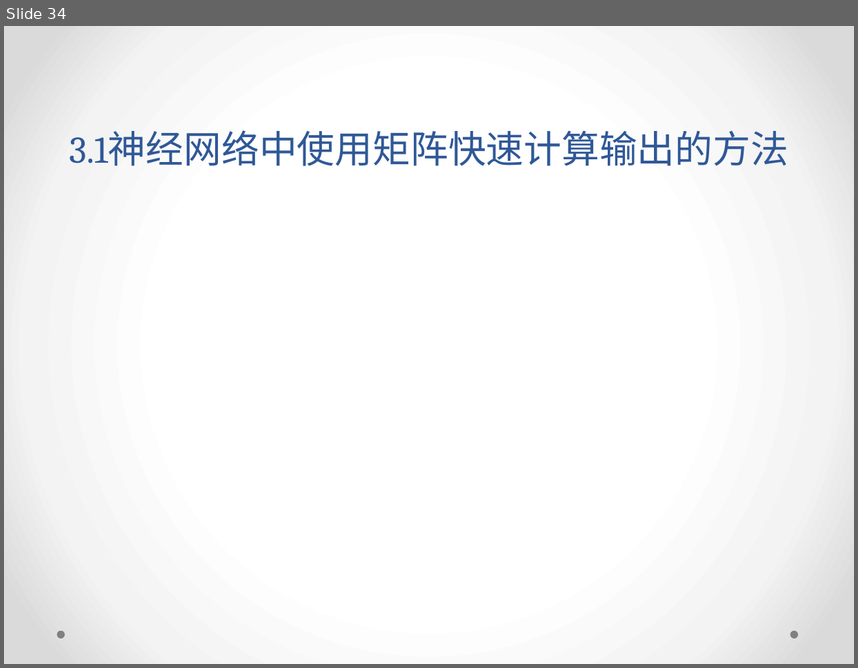
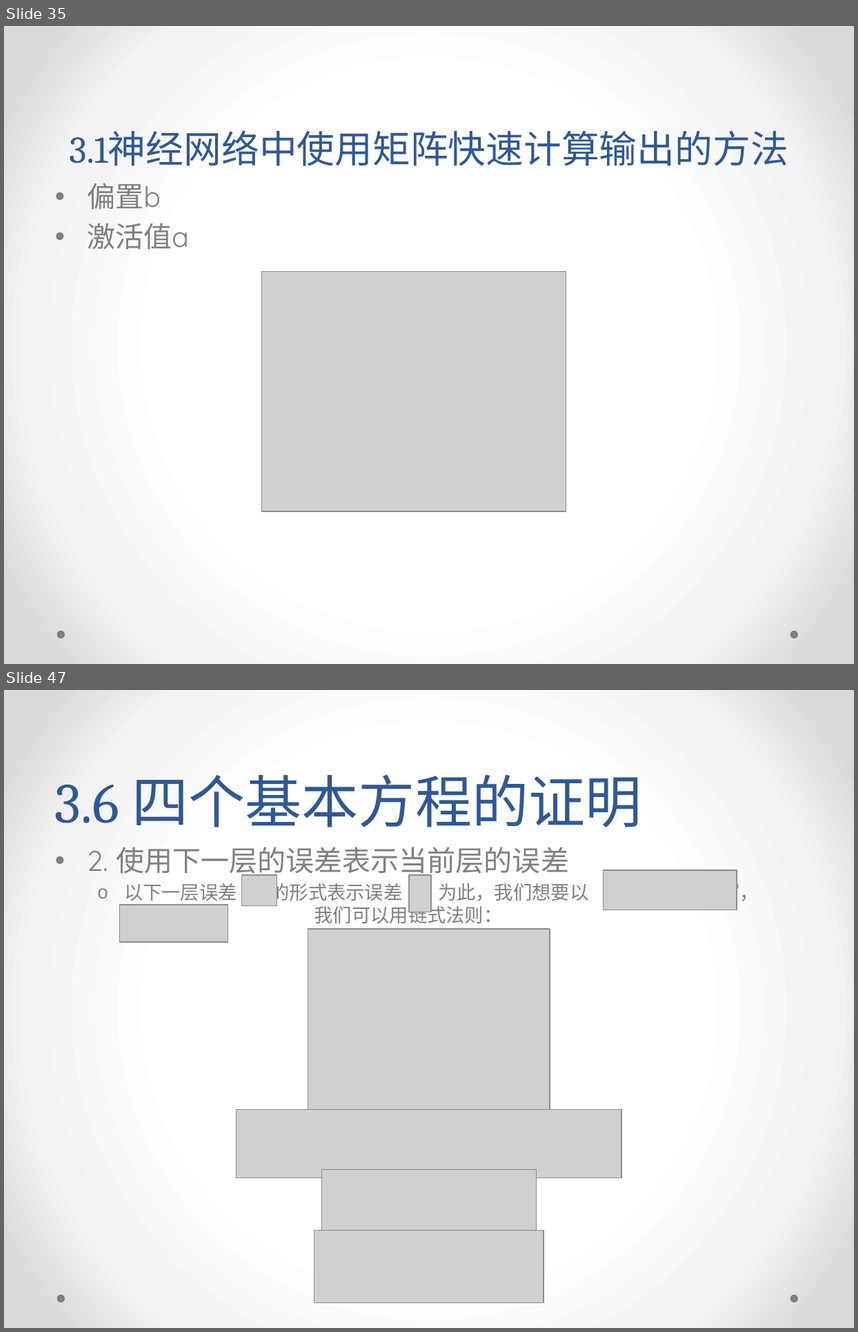
Before and after one commit to yish0000/neuralnetwork, a slide deck: 深度学习数学原理初探.pptx. Shown one above the other, each under a label of ours: slide 34 before the commit, slides 35 and 47 after it; the slides between them are not shown. The pictures are 858x668 and 858x1332 pixels, drawn with LibreOffice and Linux fonts; fonts in the diff are those of the drawing; grey boxes stand for pictures; background and template pictures are left out. Boxes give left, top, right and bottom in pixels: in the first picture for what was removed or moved away, otherwise in the second. Text is boxed around its words. In the diff, an @@ line names an element or a change of style, - is before the commit and + after.

```diff
--- a/深度学习数学原理初探.pptx
+++ b/深度学习数学原理初探.pptx
@@ slide 47 added at [4,690,854,1328], background gradient #FFFFFF to #F4F4F4 to #DADADA; not listed: 2 template elements that a slide beside it also shows @@
@@ title added at [55,774,642,827], 48 pt, text #2F5897 @@
+3.6 四个基本方程的证明
@@ text added at [87,847,589,923], 16 pt, text #808080 @@
+• 2. 使用下一层的误差表示当前层的误差
+  o 以下⼀层误差 的形式表⽰误差 。为此，我们想要以 重写， 我们可以用链式法则：
@@ picture added at [242,876,278,906] @@
@@ picture added at [408,876,430,913] @@
@@ picture added at [604,870,737,910] @@
@@ picture added at [120,905,228,943] @@
@@ picture added at [308,929,550,1123] @@
@@ picture added at [236,1109,621,1177] @@
@@ picture added at [322,1170,536,1250] @@
@@ picture added at [314,1230,544,1302] @@
@@ what was slide 34 is now slide 35 @@
@@ slide 35 changed as well @@
@@ text added at [87,183,189,249], 24 pt, text #808080 @@
+• 偏置b
+• 激活值a
@@ picture added at [261,271,566,510] @@
```
Also in this commit, not shown: 2 other slides changed, 23 other slides added.
